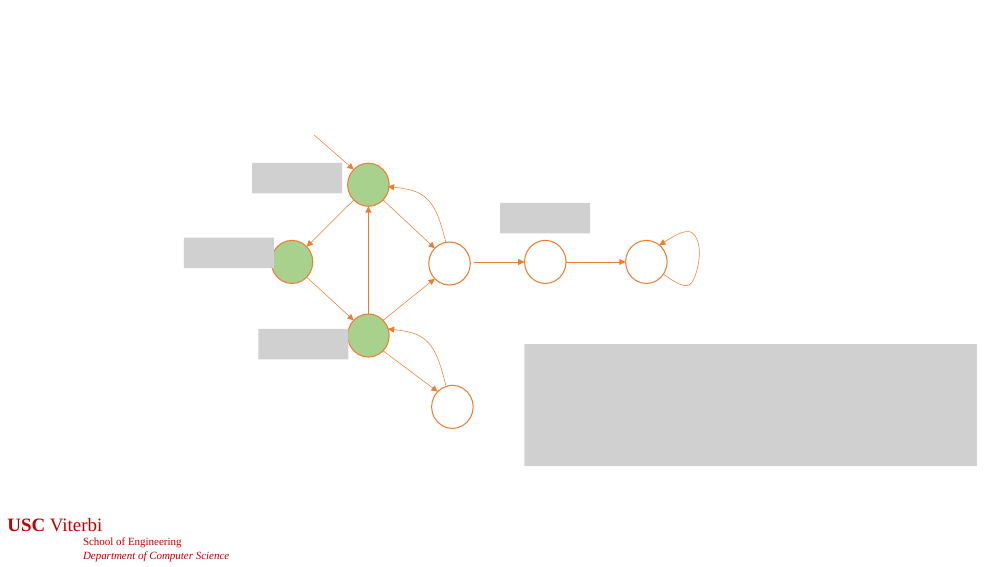
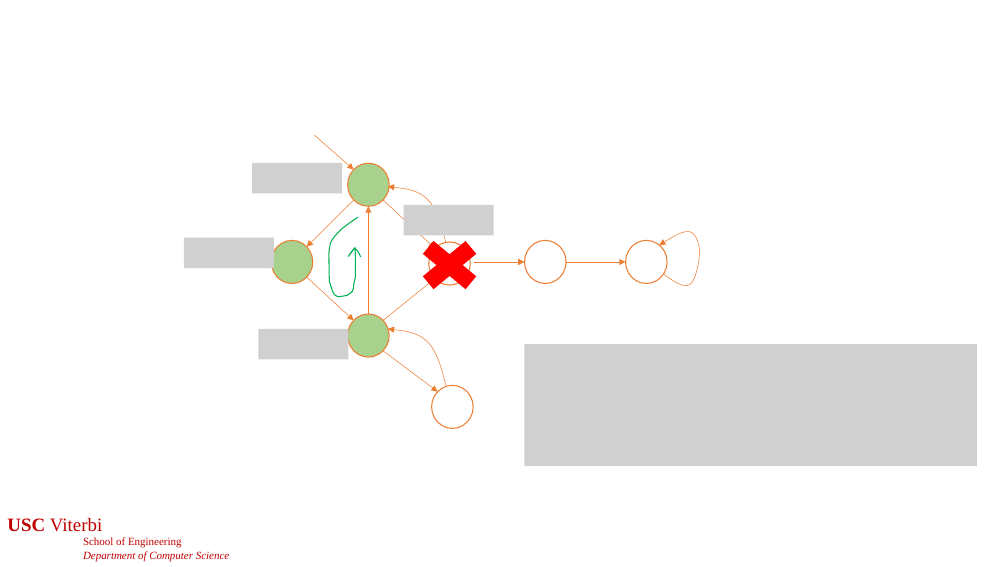
Before and after one commit to jdeshmukh/jdeshmukh.github.io, a slide deck: slide 51 of teaching/cs513-autocps-fall-2026/slides/8-Verification.pptx (slide 52 before the commit). Drawn at 1008x567 pixels with LibreOffice and Linux fonts; fonts in the diff are those of the drawing; grey boxes stand for pictures; background and template pictures are left out. Boxes give left, top, right and bottom in pixels: in the first picture for what was removed or moved away, otherwise in the second. Text is boxed around its words. In the diff, an @@ line names an element or a change of style, - is before the commit and + after.

```diff
--- a/teaching/cs513-autocps-fall-2026/slides/8-Verification.pptx
+++ b/teaching/cs513-autocps-fall-2026/slides/8-Verification.pptx
@@ picture added at (x1=404, y1=205, x2=494, y2=235) @@
@@ picture removed at (x1=501, y1=203, x2=591, y2=233) @@
@@ freeform shape added at (x1=329, y1=217, x2=361, y2=296), outline #00B050 1 pt @@
@@ cross added at (x1=409, y1=232, x2=490, y2=299), fill #FF0000, outline #FF0000 1 pt @@
@@ ellipse at (x1=429, y1=242, x2=470, y2=285): fill #FFFFFF to none @@
```
Also in this commit, not shown: 18 other slides changed, 4 slides added, 5 slides removed, 2 other files.
